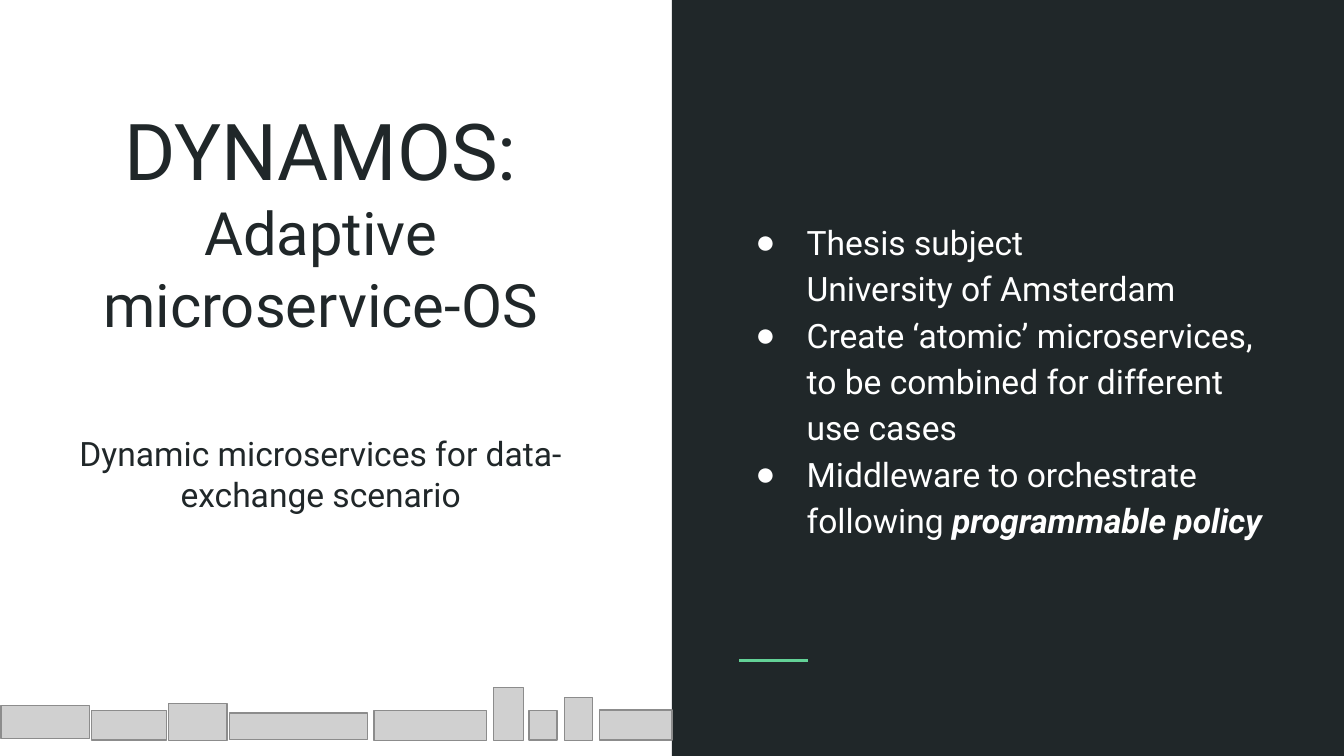
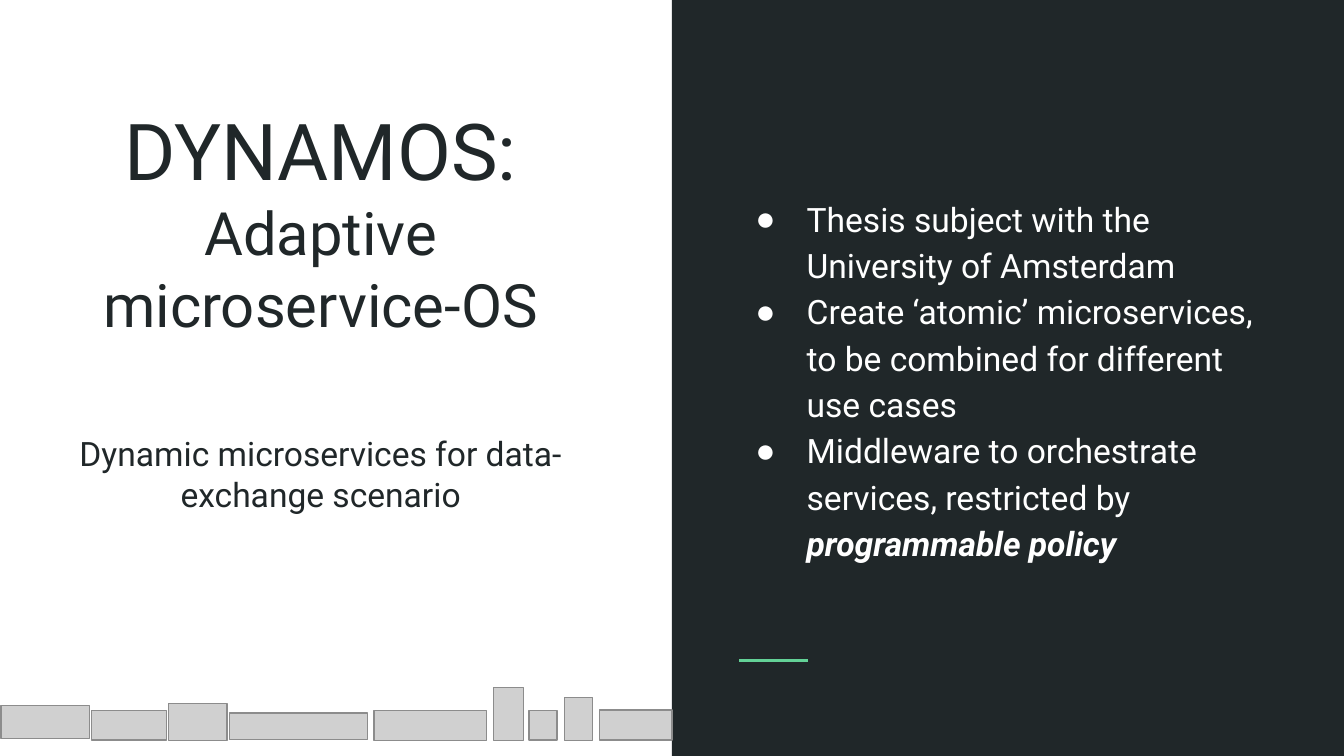
Before and after one commit to Jorrit05/DYNAMOS, a slide deck: slide 1 of docs/slides/panel.pptx. Drawn at 1344x756 pixels with LibreOffice and Linux fonts; fonts in the diff are those of the drawing; grey boxes stand for pictures. Boxes give left, top, right and bottom in pixels: in the first picture for what was removed or moved away, otherwise in the second. Text is boxed around its words. In the diff, an @@ line names an element or a change of style, - is before the commit and + after.

```diff
--- a/docs/slides/panel.pptx
+++ b/docs/slides/panel.pptx
@@ text at [807,206,1175,285]: text changed @@
-● Thesis subject
-  University of Amsterdam
+● Thesis subject with the
+  University of Amsterdam
@@ text at [807,437,1197,564]: text changed @@
-● Middleware to orchestrate following programmable policy
+● Middleware to orchestrate services, restricted by programmable policy
```
Also in this commit, not shown: 3 other slides changed, 9 other files.
